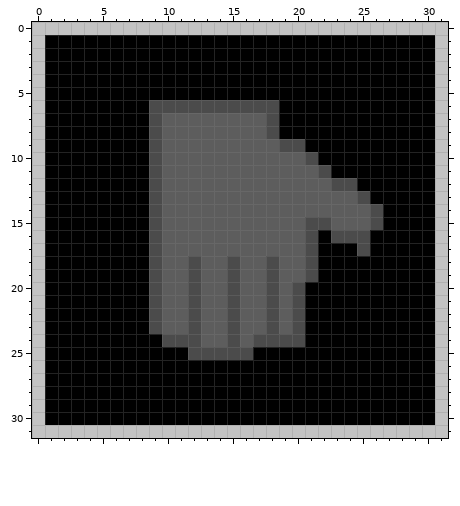
Two states of a pixel-art sprite, core/assets/images/icons/items/icGloves.png. This is how it looked before the edit.
The file is 32x32 pixels.
Now the later version:
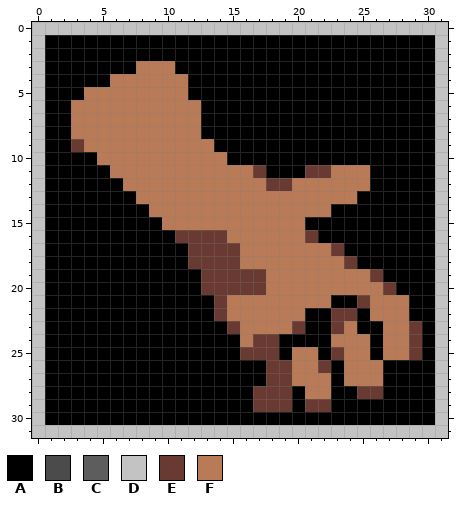
Palette (. is transparent): A #000000  B #4b4b4b  C #5d5d5d  D #c3c3c3  E #693a32  F #b97a57
The edit:
y 3: x 8..10 AAA -> FFF
y 4: x 6..11 AAAAAA -> FFFFFF
y 5: x 4..11 AAAAAAAA -> FFFFFFFF
y 6: x 3..18 AAAAAABBBBBBBBBB -> FFFFFFFFFFAAAAAA
y 7..8: x 3..18 AAAAAABCCCCCCCCB -> FFFFFFFFFFAAAAAA
y 9: x 3..20 AAAAAABCCCCCCCCCBB -> EFFFFFFFFFFAAAAAAA
y 10: x 5..21 AAAABCCCCCCCCCCCB -> FFFFFFFFFFAAAAAAA
y 11: x 6..25 AAABCCCCCCCCCCCCBAAA -> FFFFFFFFFFFEAAAEEFFF
y 12: x 7..25 AABCCCCCCCCCCCCCBBA -> FFFFFFFFFFFEEFFFFFF
y 13: x 8..25 ABCCCCCCCCCCCCCCCB -> FFFFFFFFFFFFFFFFFA
y 14: x 9..26 BCCCCCCCCCCCCCCCCB -> FFFFFFFFFFFFFFAAAA
y 15: x 9..26 BCCCCCCCCCCCBBCCCB -> AFFFFFFFFFFFAAAAAA
y 16: x 9..21 BCCCCCCCCCCCB -> AAEEEEFFFFFFE; x 23..25 BBB -> AAA
y 17: x 9..23 BCCCCCCCCCCCBAA -> AAAEEEEFFFFFFFE; x 25 B -> A
y 18: x 9..24 BCCBCCBCCBCCBAAA -> AAAEEEEFFFFFFFFE
y 19: x 9..26 BCCBCCBCCBCCBAAAAA -> AAAAEEEEEFFFFFFFFE
y 20: x 9..27 BCCBCCBCCBCBAAAAAAA -> AAAAEEEEEFFFFFFFFFE
y 21: x 9..22 BCCBCCBCCBCBAA -> AAAAAEFFFFFFFF; x 25..28 AAAA -> EFFF
y 22: x 9..20 BCCBCCBCCBCB -> AAAAAEFFFFFF; x 23..24 AA -> EE; x 26..28 AAA -> FFF
y 23: x 9..20 BCCBCCBCCBCB -> AAAAAAEFFFFE; x 23..24 AA -> EF; x 27..29 AAA -> FFE
y 24: x 10..20 BBBCCBCBBBB -> AAAAAAFEEAA; x 23..25 AAA -> FFF; x 27..29 AAA -> FFE
y 25: x 12..18 BBBBBAA -> AAAAEEE; x 20..21 AA -> FF; x 23..25 AAA -> EFF; x 27..29 AAA -> FFE
y 26: x 18..22 AAAAA -> EEFFE; x 24..26 AAA -> FFF
y 27: x 18..22 AAAAA -> EEFFF; x 24..26 AAA -> FFF
y 28: x 17..19 AAA -> EEE; x 21..22 AA -> FF; x 25..26 AA -> EE
y 29: x 17..19 AAA -> EEE; x 21..22 AA -> EE
